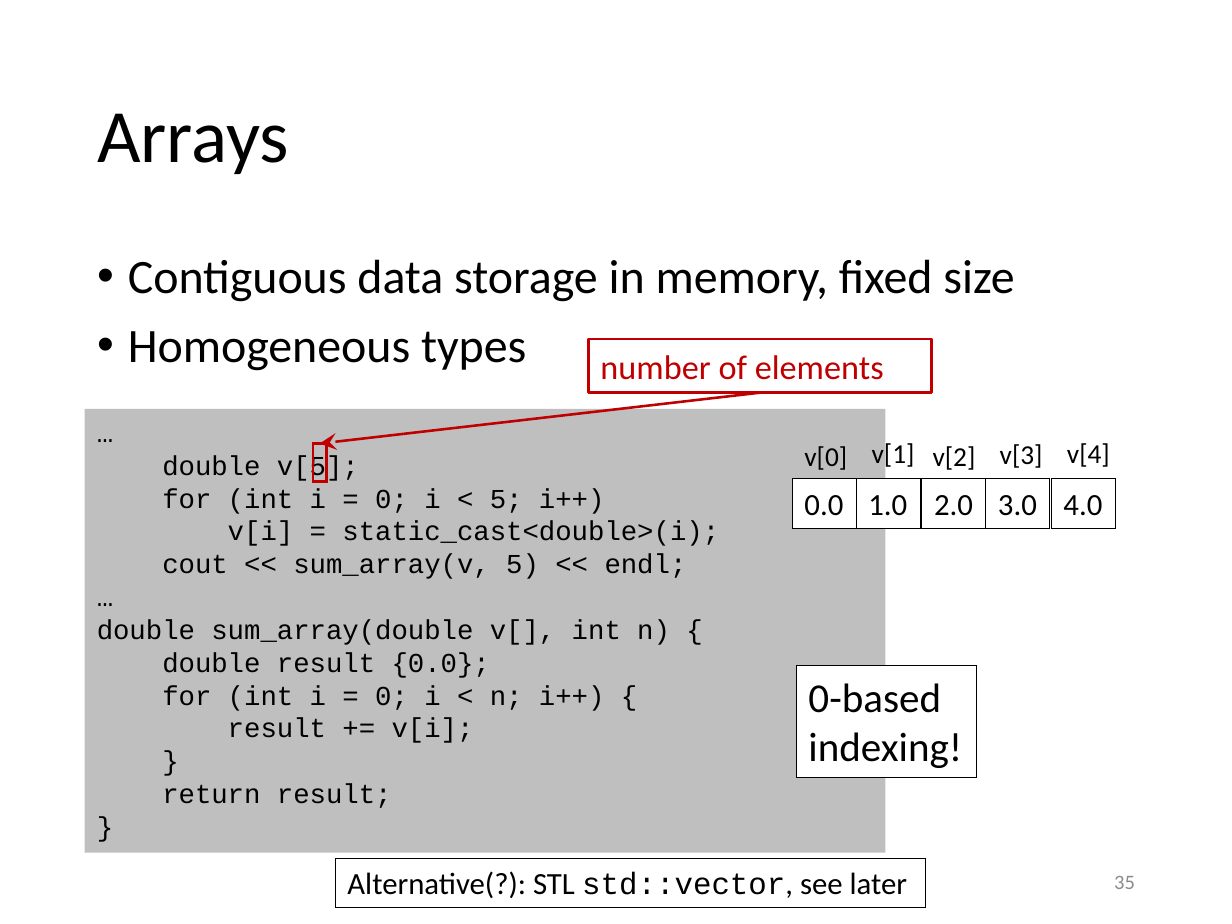
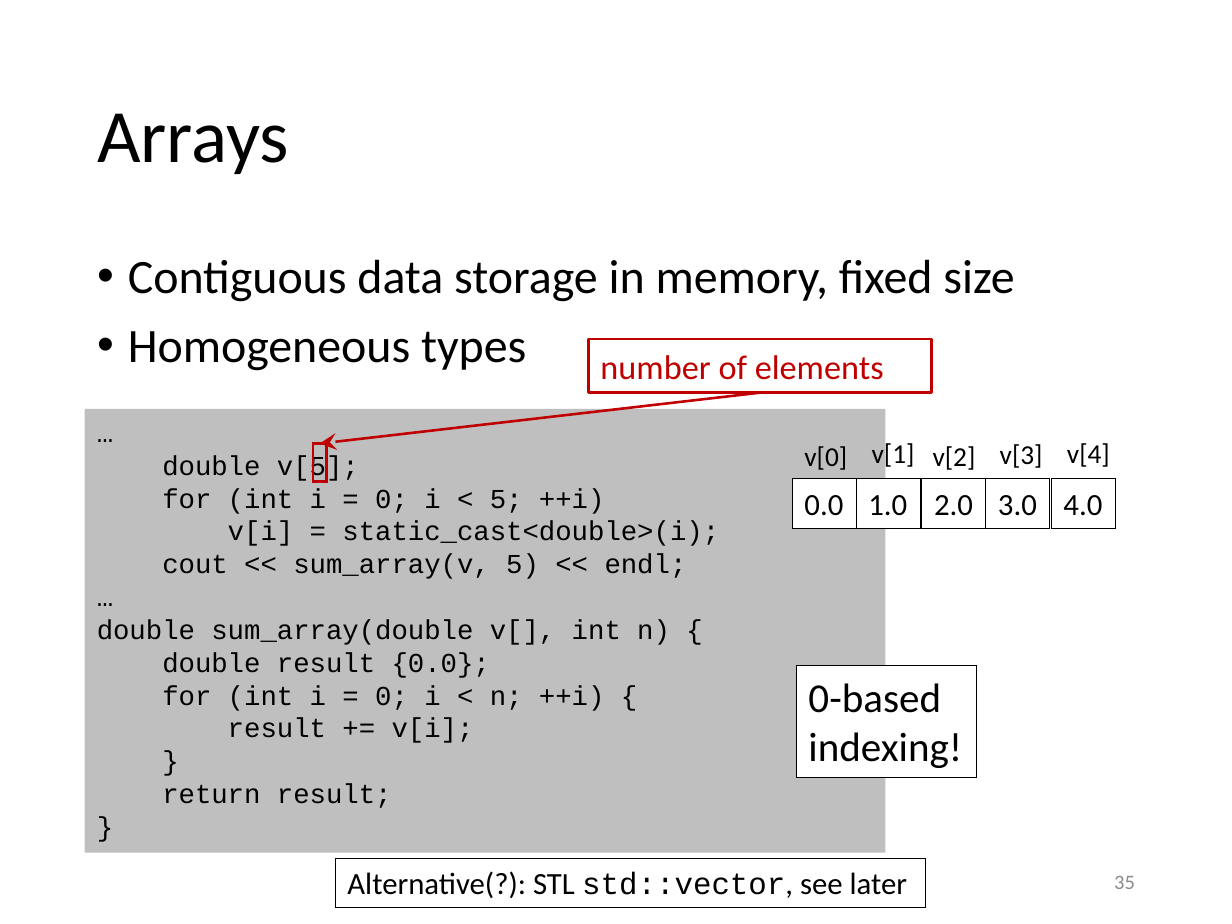
Before and after one commit to gjbex/Scientific-C-plus-plus, a slide deck: slide 35 of scientific_cpp.pptx. Drawn at 1232x924 pixels with LibreOffice and Linux fonts; fonts in the diff are those of the drawing. Boxes give left, top, right and bottom in pixels: in the first picture for what was removed or moved away, otherwise in the second. Text is boxed around its words. In the diff, an @@ line names an element or a change of style, - is before the commit and + after.

```diff
--- a/scientific_cpp.pptx
+++ b/scientific_cpp.pptx
@@ text in rectangle at bbox=[162, 488, 605, 514]: text changed @@
-for (int i = 0; i < 5; i++)
+for (int i = 0; i < 5; ++i)
@@ text in rectangle at bbox=[162, 685, 605, 711]: text changed @@
-for (int i = 0; i < n; i++) {
+for (int i = 0; i < n; ++i) {
```
Also in this commit, not shown: 5 other slides changed.
